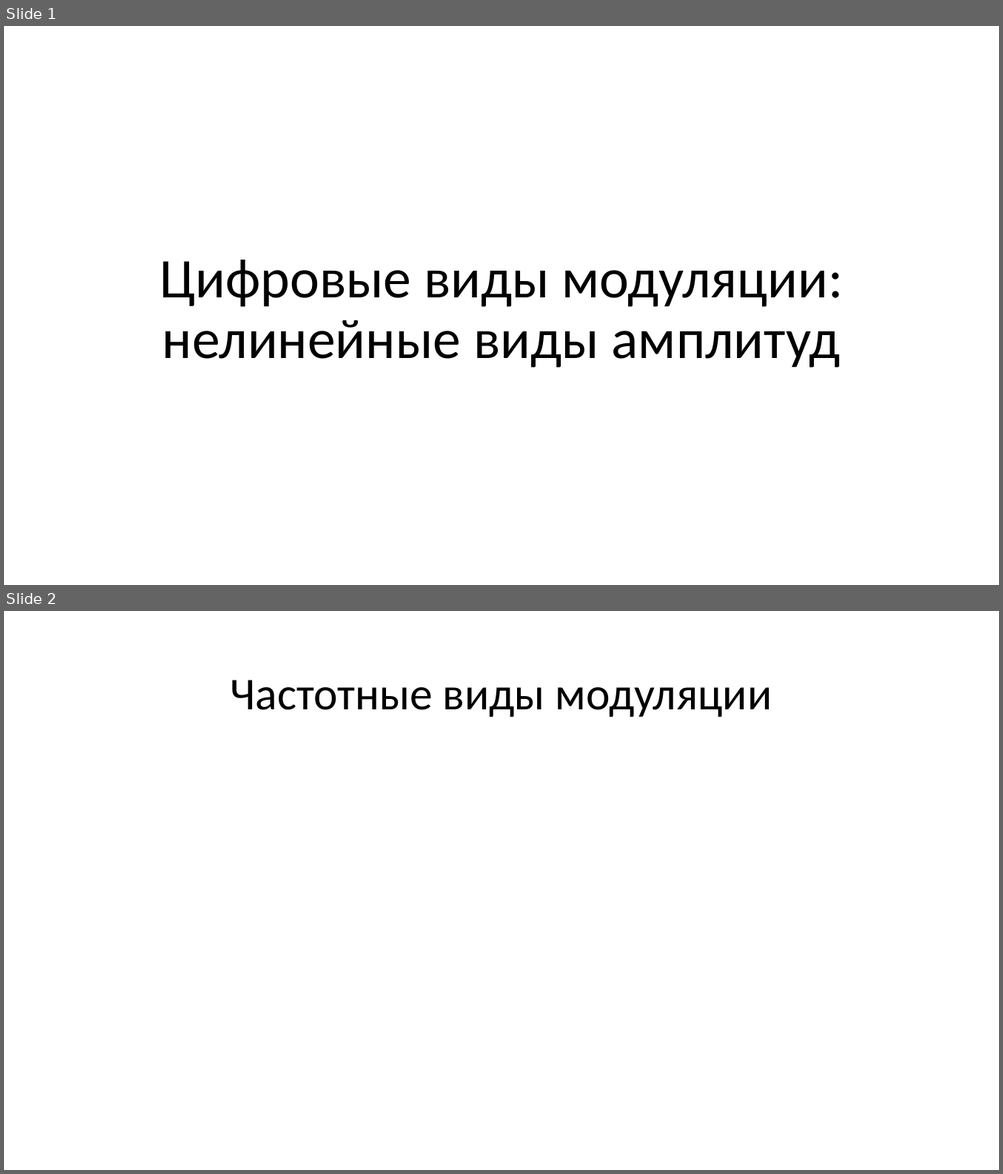
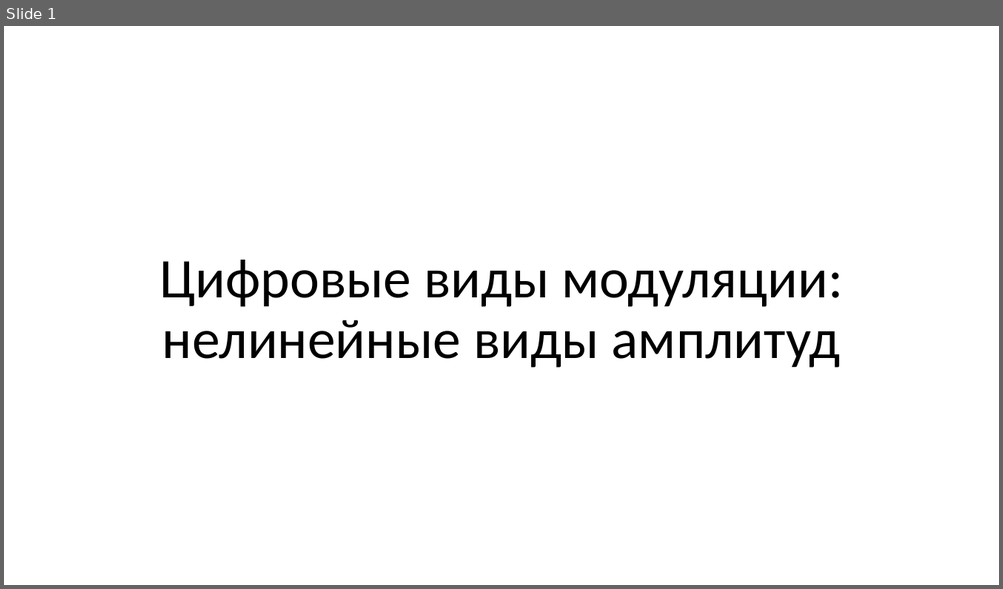
Before and after one commit to liveinscarlet/Study, a slide deck: Аверина/Нелинейная цифровая модуляция.pptx. Shown one above the other, each under a label of ours: slides 1 and 2 before the commit, slide 1 after it. The pictures are 1003x1174 and 1003x589 pixels, drawn with LibreOffice and Linux fonts; fonts in the diff are those of the drawing. Boxes give left, top, right and bottom in pixels: in the first picture for what was removed or moved away, otherwise in the second. Text is boxed around its words. In the diff, an @@ line names an element or a change of style, - is before the commit and + after.

```diff
--- a/Аверина/Нелинейная цифровая модуляция.pptx
+++ b/Аверина/Нелинейная цифровая модуляция.pptx
@@ slide 2 removed at <box>4,611,999,1170</box>, background #FFFFFF @@
@@ title removed at <box>230,680,772,717</box> @@
-Частотные виды модуляции
```
Also in this commit, not shown: 3 slides added, 15 other files.
